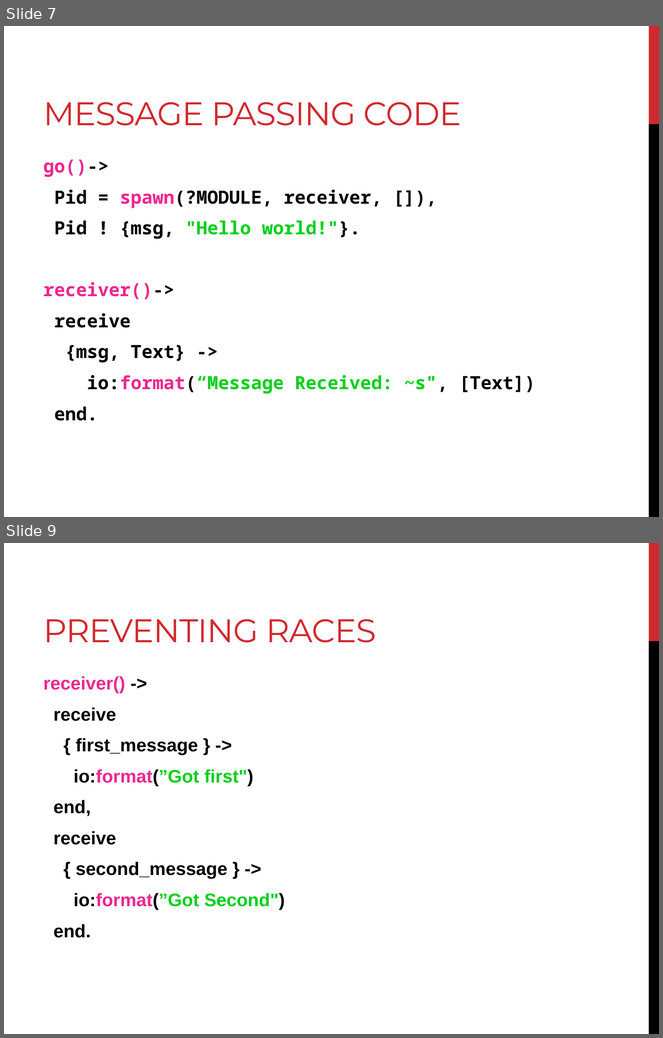
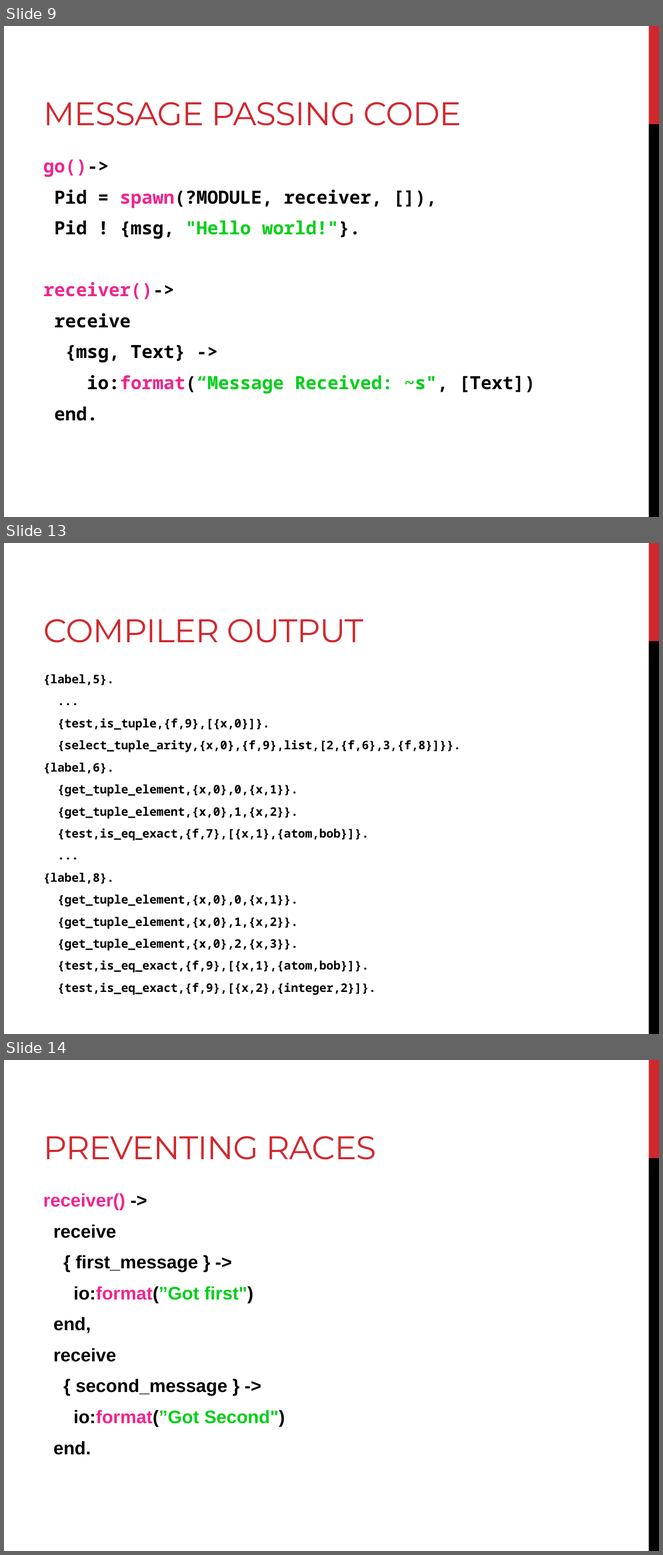
Before and after one commit to Matt8109/mcp_erlang, a slide deck: Presentation.pptx. Shown one above the other, each under a label of ours: slides 7 and 9 before the commit, slides 9, 13 and 14 after it; the slides between them are not shown. The pictures are 663x1038 and 663x1555 pixels, drawn with LibreOffice and Linux fonts; fonts in the diff are those of the drawing. Boxes give left, top, right and bottom in pixels: in the first picture for what was removed or moved away, otherwise in the second. Text is boxed around its words. In the diff, an @@ line names an element or a change of style, - is before the commit and + after.

```diff
--- a/Presentation.pptx
+++ b/Presentation.pptx
@@ slide 13 added at (4,543,659,1034), background #FFFFFF; not listed: 2 template elements that a slide beside it also shows @@
@@ title added at (44,619,363,643), 36 pt, text #D1282E @@
+COMPILER OUTPUT
@@ text added at (44,674,461,995), 13 pt, text #000000, bold @@
+{label,5}.
+...
+{test,is_tuple,{f,9},[{x,0}]}.
+{select_tuple_arity,{x,0},{f,9},list,[2,{f,6},3,{f,8}]}}.
+{label,6}.
+{get_tuple_element,{x,0},0,{x,1}}.
+{get_tuple_element,{x,0},1,{x,2}}.
+{test,is_eq_exact,{f,7},[{x,1},{atom,bob}]}.
+...
+{label,8}.
+{get_tuple_element,{x,0},0,{x,1}}.
+{get_tuple_element,{x,0},1,{x,2}}.
+{get_tuple_element,{x,0},2,{x,3}}.
+{test,is_eq_exact,{f,9},[{x,1},{atom,bob}]}.
+{test,is_eq_exact,{f,9},[{x,2},{integer,2}]}.
@@ what was slide 7 is now slide 9 @@
@@ what was slide 9 is now slide 14 @@
```
Also in this commit, not shown: 2 slides changed, 6 other slides added, 1 other file.
